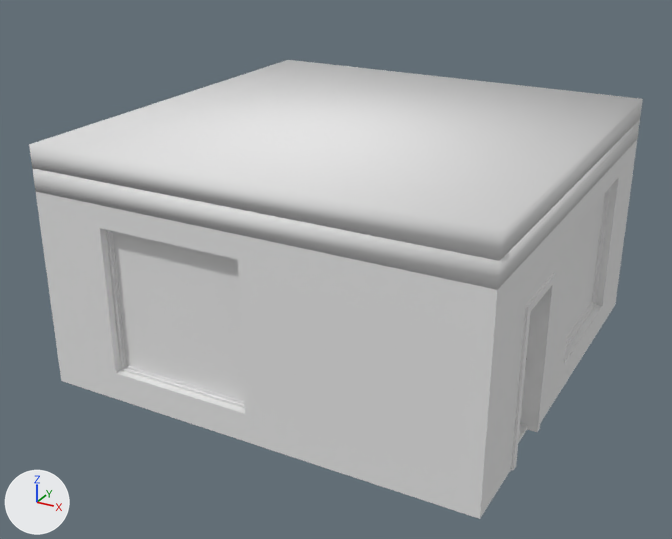
The Blender file Assets/Landmarks/Models/TargetStore/targetStore_MJS_ap.blend, before and after one commit.
Both versions are drawn from a 50 mm lens placed at (8.54, -13.82, 6.45), pointed at (1.92, -1.77, 0.43). The axes (+X, +Y, +Z) are drawn at lower left. The lights are the same throughout.

Script lines for the objects in view, before the commit:
```python
ob_building = bpy.data.objects.new('Building', me_reference_001)
ob_building.location = (0.0, -6.0, 0.0)
ob_building.rotation_euler = (1.571, 0.0, 0.0)  # degrees (90, 0, 0)
ob_ceiling = bpy.data.objects.new('Ceiling', me_slab_001)
ob_ceiling.location = (0.0, 0.0, 3.0)
ob_doorframe = bpy.data.objects.new('DoorFrame', me_door_001)
ob_doorframe.parent = ob_building
ob_doorframe.location = (5.9, -6.0, -1.5)
ob_floor = bpy.data.objects.new('Floor', me_floor)
ob_floor.location = (0.1, -0.1, 0.0)
ob_frontwindow = bpy.data.objects.new('FrontWindow', me_window_001)
ob_frontwindow.parent = ob_building
ob_frontwindow.location = (5.9, -6.0, -4.0)
ob_frontwindow.rotation_euler = (-1.571, 1.571, 0.0)  # degrees (-90, 90, 0)
ob_roof = bpy.data.objects.new('Roof', me_slab_002)
ob_roof.location = (0.0, 0.0, 3.3)
ob_sidewindow2 = bpy.data.objects.new('SideWindow2', me_window_001)
ob_sidewindow2.parent = ob_building
ob_sidewindow2.location = (2.0, -6.0, -0.1)
ob_sidewindow2.rotation_euler = (-1.571, 0.0, 0.0)  # degrees (-90, 0, 0)
ob_walls = bpy.data.objects.new('Walls', me_wall)
ob_walls.parent = ob_building
ob_walls.location = (0.0, -6.0, -6.0)
ob_walls.rotation_euler = (-1.571, 0.0, 0.0)  # degrees (-90, 0, 0)
ob_window_panel_003 = bpy.data.objects.new('Window Panel.003', me_window_panel_001)
ob_window_panel_003.parent = ob_sidewindow2
ob_window_panel_003.location = (-1.0, 0.09, 0.4)
# me_slab_002
# before: 0 (0.0, 0.0, 0.0), 1 (0.0, -6.0, 0.0), 2 (6.0, -6.0, 0.0), 3 (6.0, 0.0, 0.0)
# also in view: 'Window Panel' at (5.84, -2.0, 1.4)
```
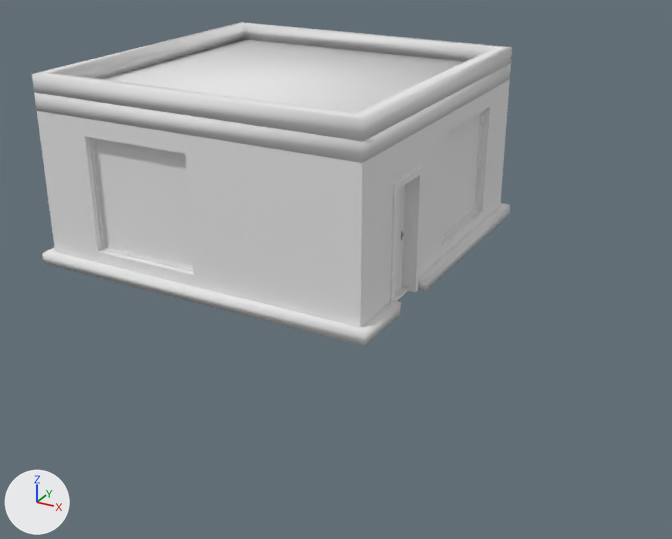
ob_building is not drawn itself; it is the parent of ob_walls, ob_doorframe, ob_frontwindow, ob_sidewindow1, ob_sidewindow2, ob_rearwindow.

Boxes [x1, y1, x2, y2] around the edits, measured in the pictures (672 x 539 px):
'Walls', deleted: before [36, 140, 637, 519]
'Roof', reshaped, moved (22% narrower, 40% shorter): before [29, 60, 643, 261]; after [32, 22, 512, 142]
'ExteriorWalls', added: after [37, 80, 510, 328]
'Ceiling', moved: before [32, 120, 640, 290]; after [34, 39, 511, 163]
'Window Panel.003', moved, turned: before [110, 231, 244, 404]; after [92, 138, 193, 269]
'LowerTrim', added: after [43, 203, 510, 346]
'DoorFrame', moved, turned: before [511, 273, 556, 471]; after [390, 167, 423, 302]
'Window Panel', moved, turned: before [566, 191, 607, 342]; after [442, 112, 482, 237]
'SideWindow2', moved, turned: before [106, 230, 245, 408]; after [89, 137, 193, 272]
'FrontWindow', moved, turned: before [566, 188, 610, 348]; after [442, 111, 484, 240]
'Door', moved, turned (not visible before): after [395, 185, 405, 292]
'Floor', moved: before [518, 424, 528, 443]; after [395, 287, 408, 301]

The change, as a list of edits to the scene's bpy script:
```text
Change me_floor:
    where me_floor.from_pydata(...)  # 8008 vertices, 7206 faces; spans x 0.0..5.8, y -5.8..0.0, z 0.0..0.05
    me_floor part 1: the whole mesh is moved by (-2.9, 2.9, 0.0)
Change me_slab_001:
    where me_slab_001.from_pydata(...)  # 4 vertices, 1 face; spans x 0.0..6.0, y -6.0..0.0, z 0.0
    me_slab_001 part 2: the whole mesh is moved by (-3.0, 3.0, 3.0)
Change me_slab_002:
    where me_slab_002.from_pydata(...)  # 4 vertices, 1 face; spans x 0.0..6.0, y -6.0..0.0, z 0.0
    verts and faces of me_slab_002; kept vertices keep their numbers, new ones are numbered from 4
    remove me_slab_002.materials.append(mat_slab_bottom)  # white #e7e7e7
    remove me_slab_002.materials.append(mat_slab_top)  # white #e7e7e7
    me_slab_002 part 3
    add delete_vertices([*range(0, 4)])  # with the faces that use them
    add verts[4] = (-3.0, 3.0, 3.3)
    add verts[5] = (-3.0, -3.0, 3.3)
    add verts[6] = (3.0, -3.0, 3.3)
    add verts[7] = (3.0, 3.0, 3.3)
    add verts[8] = (-2.75, 2.75, 3.3)
    add verts[9] = (2.75, 2.75, 3.3)
    add verts[10] = (2.75, -2.75, 3.3)
    add verts[11] = (-2.75, -2.75, 3.3)
    add faces += [(4, 7, 6, 10, 9, 8), (4, 8, 11, 10, 6, 5)]
Add me_slab_003:
    me_slab_003.from_pydata([(-3.0, 3.0, 0.3), (-3.0, -3.0, 0.3), (3.0, -3.0, 0.3), (3.0, 3.0, 0.3), (-2.75, 2.75, 0.3), (2.75, 2.75, 0.3), (2.75, -2.75, 0.3), (-2.75, -2.75, 0.3), (3.0, -0.92, 0.3), (2.75, -0.92, 0.3), (3.0, -1.85, 0.3), (2.75, -1.85, 0.3)], [], [(0, 3, 8, 9, 5, 4), (4, 7, 6, 2, 1, 0), (11, 10, 2, 6)])
    me_slab_003.polygons.foreach_set('use_smooth', [True] * 3)
    me_slab_003.materials.append(mat_slab_side)  # white #e7e7e7
Remove ob_walls:
    ob_walls = bpy.data.objects.new('Walls', me_wall)
Change ob_floor:
    ob_floor.location: (0.1, -0.1, 0.0) -> (0.0, 0.0, 0.0)
Change ob_doorframe:
    ob_doorframe.matrix_parent_inverse: Matrix(((1.0, 0.0, 0.0, 0.0), (0.0, 1.0, 0.0, 6.0), (0.0, 0.0, 1.0, 0.0), (0.0, 0.0, 0.0, 1.0))) -> Matrix(((1.0, 0.0, 0.0, -3.0), (0.0, 0.0, 1.0, 0.0), (0.0, -1.0, 0.0, -3.0), (0.0, 0.0, 0.0, 1.0)))
    ob_doorframe.location: (5.9, -6.0, -1.5) -> (5.9, -4.5, 0.0)
    ob_doorframe.rotation_euler: (0.0, 0.0, 0.0) -> (1.571, 0.0, 0.0)  # degrees (0, 0, 0) -> degrees (90, 0, 0)
Change ob_building:
    ob_building.location: (0.0, -6.0, 0.0) -> (0.0, 0.0, 0.0)
Change ob_frontwindow:
    ob_frontwindow.matrix_parent_inverse: Matrix(((1.0, 0.0, 0.0, 0.0), (0.0, 1.0, 0.0, 6.0), (0.0, 0.0, 1.0, 0.0), (0.0, 0.0, 0.0, 1.0))) -> Matrix(((1.0, 0.0, 0.0, -3.0), (0.0, 0.0, 1.0, 0.0), (0.0, -1.0, 0.0, -3.0), (0.0, 0.0, 0.0, 1.0)))
    ob_frontwindow.location: (5.9, -6.0, -4.0) -> (5.9, -2.0, 0.0)
    ob_frontwindow.rotation_euler: (-1.571, 1.571, 0.0) -> (0.0, 0.0, 1.571)  # degrees (-90, 90, 0) -> degrees (0, 0, 90)
Change ob_sidewindow2:
    ob_sidewindow2.rotation_euler: (-1.571, 0.0, 0.0) -> (0.0, 0.0, 0.0)  # degrees (-90, 0, 0) -> degrees (0, 0, 0)
    ob_sidewindow2.matrix_parent_inverse: Matrix(((1.0, 0.0, 0.0, 0.0), (0.0, 1.0, 0.0, 6.0), (0.0, 0.0, 1.0, 0.0), (0.0, 0.0, 0.0, 1.0))) -> Matrix(((1.0, 0.0, 0.0, -3.0), (0.0, 0.0, 1.0, 0.0), (0.0, -1.0, 0.0, -3.0), (0.0, 0.0, 0.0, 1.0)))
    ob_sidewindow2.location: (2.0, -6.0, -0.1) -> (2.0, -5.9, 0.0)
Change ob_ceiling:
    ob_ceiling.location: (0.0, 0.0, 3.0) -> (0.0, 0.0, 0.0)
Change ob_roof:
    ob_roof.location: (0.0, 0.0, 3.3) -> (0.0, 0.0, 0.0)
Add ob_lowertrim:
    ob_lowertrim = bpy.data.objects.new('LowerTrim', me_slab_003)  # modifiers SOLIDIFY
    ob_lowertrim.location = (0.0, 0.0, 0.0)
    ob_lowertrim.scale = (1.05, 1.05, 0.667)
Add ob_exteriorwalls:
    ob_exteriorwalls = bpy.data.objects.new('ExteriorWalls', me_wall_001)  # 66 vertices, 43 faces; spans x -3.0..3.0, y -3.0..3.0, z 0.0..2.7; in mat_wall2_inside (white #e7e7e7)
    ob_exteriorwalls.parent = ob_building
    ob_exteriorwalls.location = (3.0, -3.0, 0.0)
```
